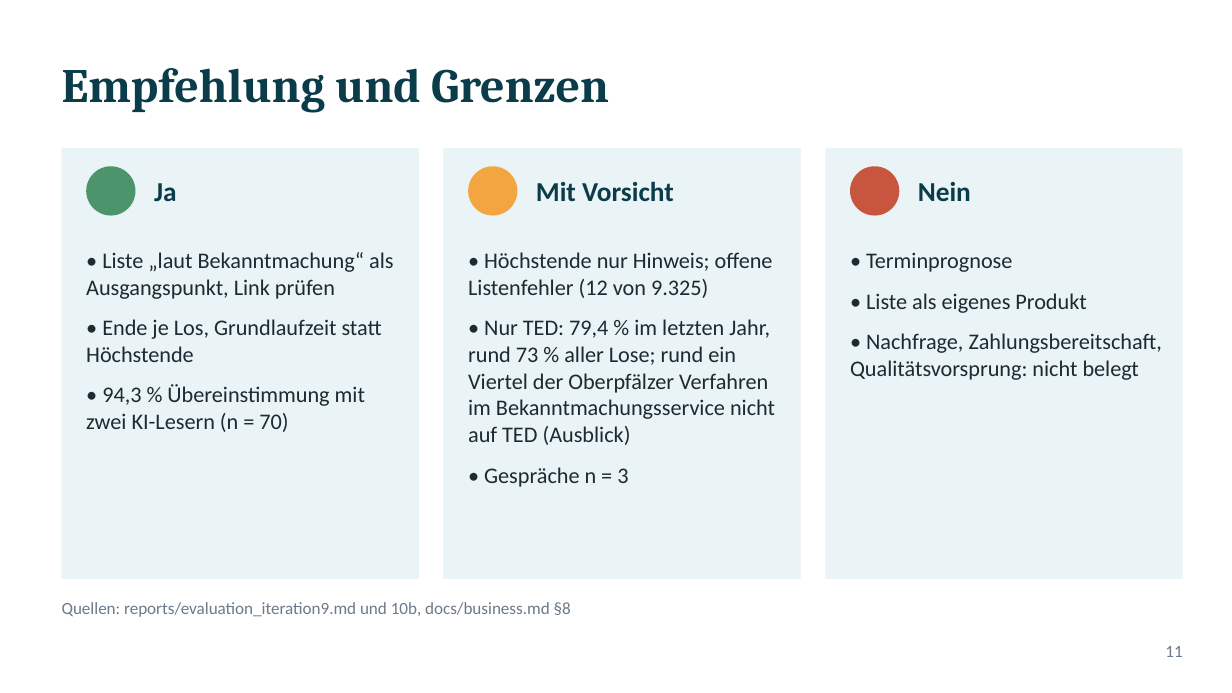
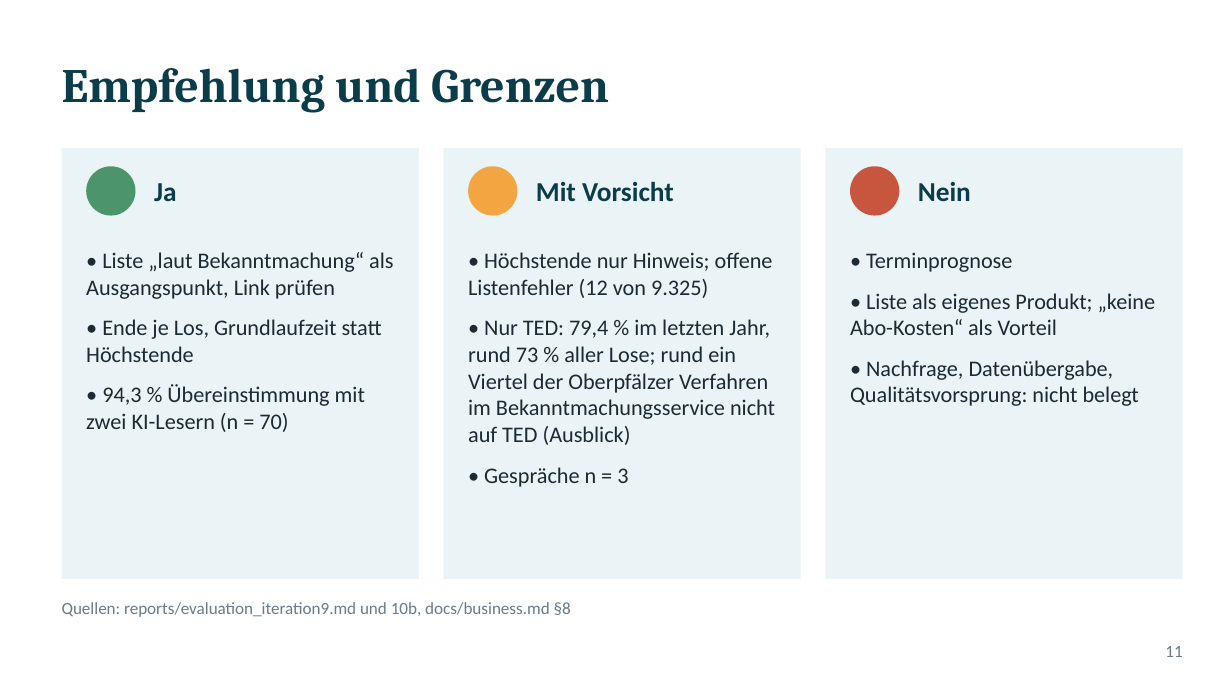
Before and after one commit to ludwigrichthammer9-web/vergabe_radar, a slide deck: slide 11 of docs/vortrag/vortrag_vergabe_radar.pptx. Drawn at 1232x693 pixels with LibreOffice and Linux fonts; fonts in the diff are those of the drawing. Boxes give left, top, right and bottom in pixels: in the first picture for what was removed or moved away, otherwise in the second. Text is boxed around its words. In the diff, an @@ line names an element or a change of style, - is before the commit and + after.

```diff
--- a/docs/vortrag/vortrag_vergabe_radar.pptx
+++ b/docs/vortrag/vortrag_vergabe_radar.pptx
@@ text at bbox=[850, 293, 1156, 406]: text changed @@
-• Liste als eigenes Produkt
-• Nachfrage, Zahlungsbereitschaft, Qualitätsvorsprung: nicht belegt
+• Liste als eigenes Produkt; „keine Abo-Kosten“ als Vorteil
+• Nachfrage, Datenübergabe, Qualitätsvorsprung: nicht belegt
```
Also in this commit, not shown: 1 other slide changed, 1 slide added, 1 slide removed, 4 other files.
